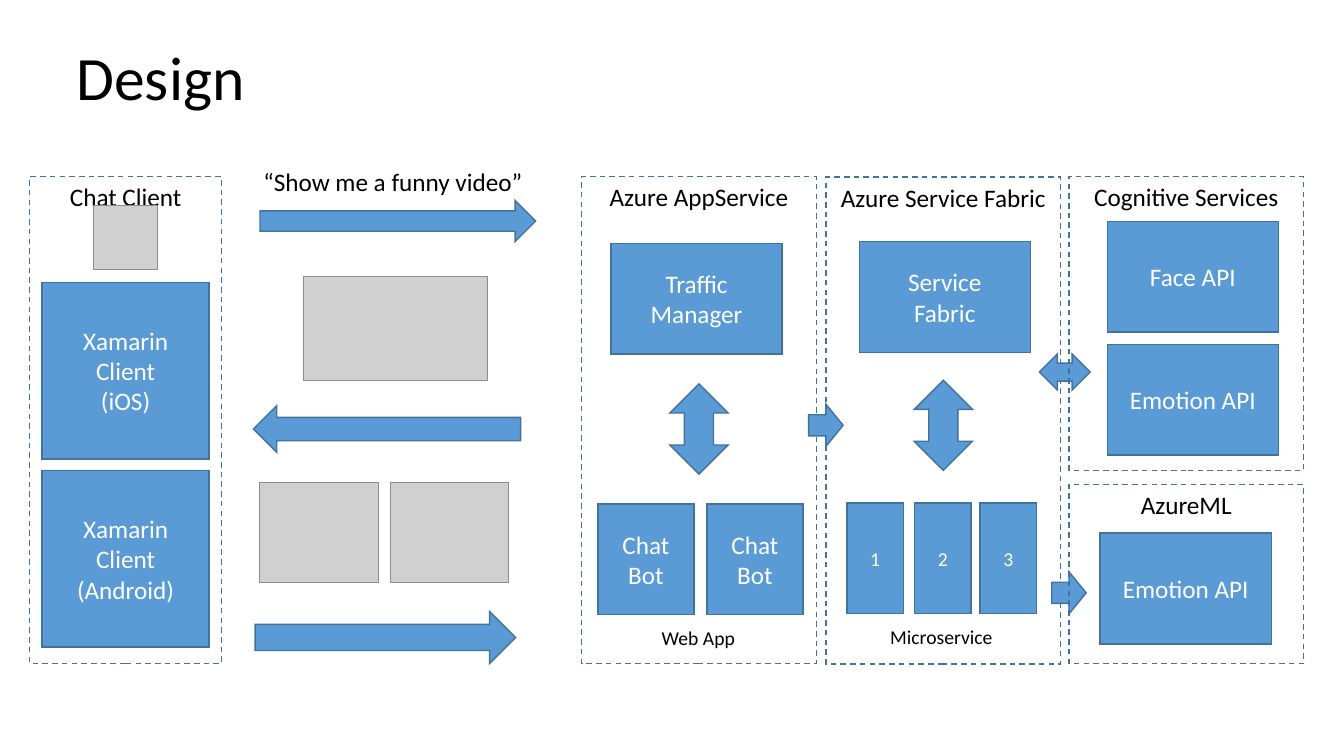
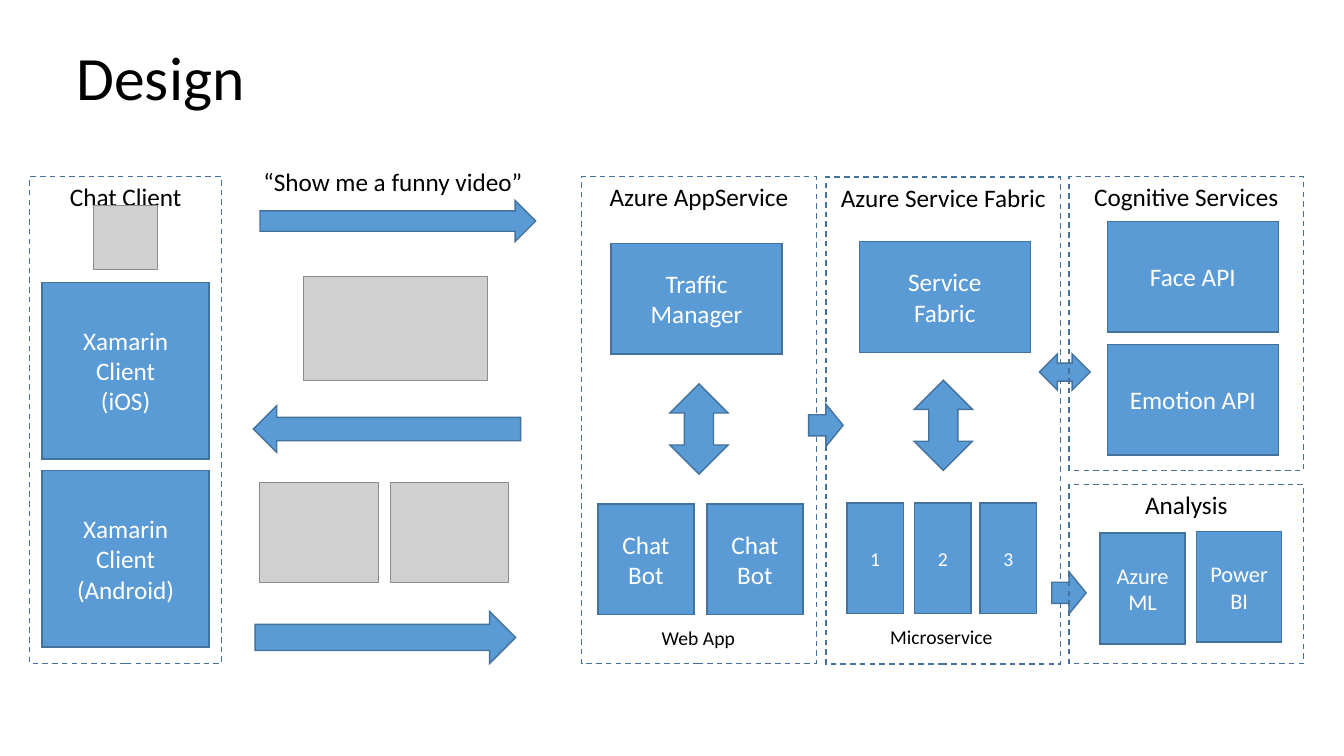
Before and after one commit to drewby/YasudaBot, a slide deck: slide 4 of docs/YasudaBot Overview.pptx. Drawn at 1344x756 pixels with LibreOffice and Linux fonts; fonts in the diff are those of the drawing; grey boxes stand for pictures. Boxes give left, top, right and bottom in pixels: in the first picture for what was removed or moved away, otherwise in the second. Text is boxed around its words. In the diff, an @@ line names an element or a change of style, - is before the commit and + after.

Commit message:
Updates to overview pptx

```diff
--- a/docs/YasudaBot Overview.pptx
+++ b/docs/YasudaBot Overview.pptx
@@ text in rectangle at (1145,496,1227,518): text changed @@
-AzureML
+Analysis
@@ rectangle "AzureML": place and size @@
-rectangle "AzureML" at (1100,533,1271,644)
+rectangle "AzureML" at (1100,533,1185,644)
@@ rectangle added at (1197,531,1281,642), fill #5B9BD5, outline #43739E 1 pt, 16 pt, text #FFFFFF @@
+Power BI
@@ text in rectangle at (1123,580,1249,598): text changed; size 18 to 16 pt @@
-Emotion API
+AzureML
```
